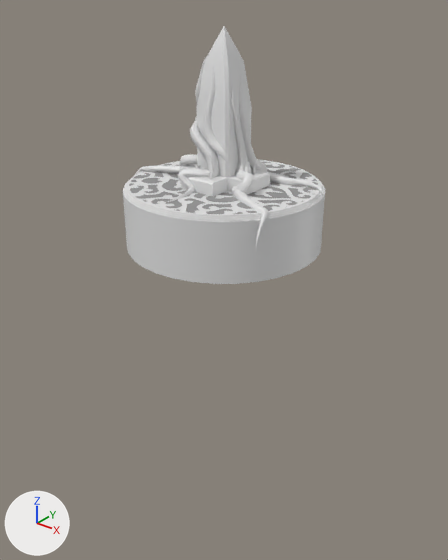
The FBX model Assets/Content/Models/LoreObelisk.fbx: old version first, new version second.
Camera for both pictures: a camera (50 mm lens) standing at (19.0, -23.8, 9.7) and looking at (-0.2, 0.2, -5.1). The axes (+X, +Y, +Z) are drawn at lower left. The lights are the same throughout. Where no turn or scale is listed for an object, it has been applied to the vertices. Vertices at the same position are counted once.
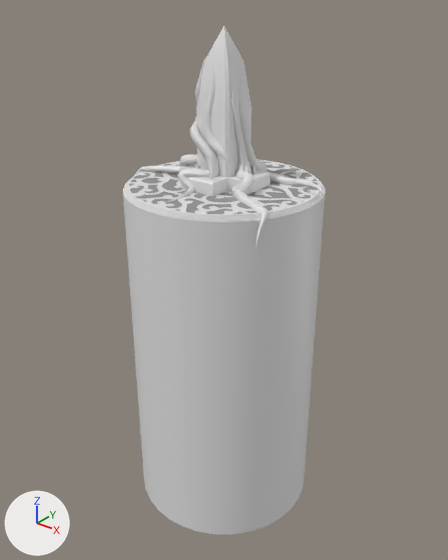
Pixel boxes (x1, y1, x2, y2) of what changed, in the pictures (448 x 560 px; the box of a moved part takes in the faces that stretch with it):
'Circle', reshaped (199% taller)
    before: (123, 159, 325, 284)
    after: (123, 159, 325, 535)
part 1 of me_circle, moved or reshaped
    before: (128, 250, 320, 284)
    after: (127, 250, 321, 535)

Edits to the bpy script that builds the scene:
```text
Change me_circle:
    where me_circle.from_pydata(...)  # 352 vertices, 322 faces; spans x -5.09..5.09, y -5.09..5.09, z -2.76..0.46
    used by ob_circle; location = (0.0, 0.0, 0.0)
    me_circle part 1: all 32 vertices in x -5.09..5.09, y -5.09..5.09, z -2.76 are moved by (0.0, 0.0, -15.78)
```
